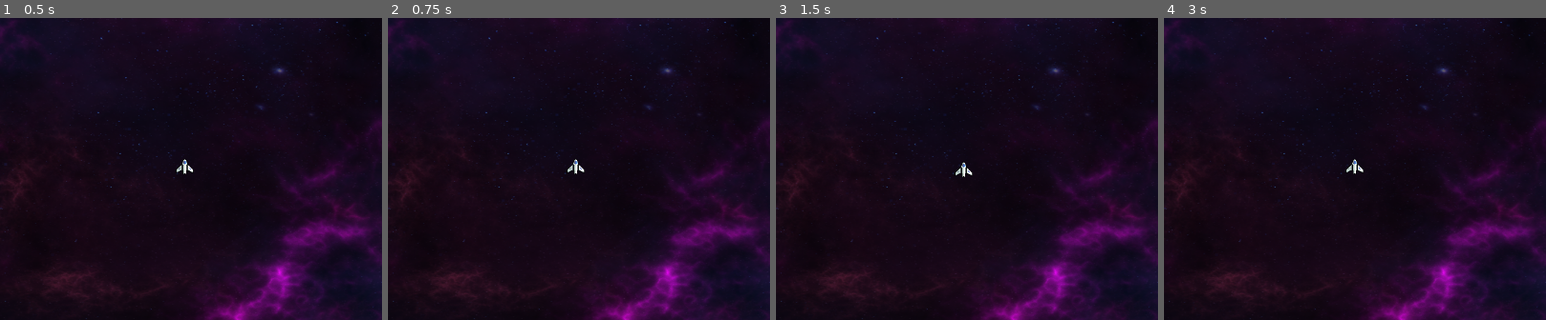
Above: before the commit, frames 1-4 (left to right).
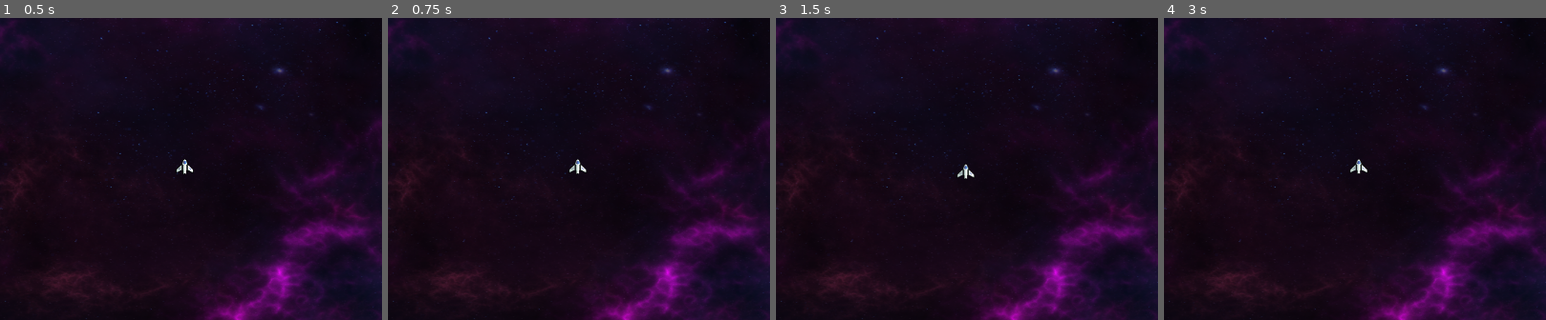
Above: after the commit, the same moments.

Repository: Smart-Jellyfish/SpaceShooter
Game: Godot game, scene res://Scenes/Level/level.tscn
The game is run twice, just before and just after one commit, with the same random seed, the same clock (stepped at 60 frames per second) and the same inputs.
Inputs:
- Up to frame 1 (0.5 s): no input
- Up to frame 2 (0.75 s): tap Enter (Fire Secondary) at 0.5 s; hold Right (Right) from 0.53 s (still down); hold Space (Fire Primary) from 0.53 s (still down)
- Up to frame 3 (1.5 s): release Right (Right) at 1.28 s; release Space (Fire Primary) at 1.28 s; hold Down (Down) from 1.28 s (still down); tap Enter (Fire Secondary) at 1.35 s
- Up to frame 4 (3 s): tap Enter (Fire Secondary) at 2, 2.85 s; release Down (Down) at 2.03 s; hold Right (Right) 2.03-2.78 s; hold Space (Fire Primary) 2.03-2.78 s; hold Up (Up) from 2.78 s (still down)
The pictures show only the part of the screen within x 4-54%, y 5-55%; the shares and areas given below are measured in that part.

Frame 1 is identical in both runs. In frame 2, 0.1% of the frame differs, in the area x 47-52%, y 46-52%; in frame 3, 0.1%; in frame 4, 0.2%, in the area x 47-54%, y 46-52%.

Commit message:
renamed Metero.gd Player.gd to meteor.gd player.gd

Diff:
--- a/Scenes/Level/level.tscn
+++ b/Scenes/Level/level.tscn
@@ -1,9 +1,11 @@
-[gd_scene load_steps=8 format=3 uid="uid://dwmevtv7xx4l8"]
+[gd_scene load_steps=10 format=3 uid="uid://dwmevtv7xx4l8"]
 
 [ext_resource type="PackedScene" uid="uid://cq5l5aa2ugmc" path="res://Scenes/Player/player.tscn" id="1_8qg1i"]
 [ext_resource type="Script" path="res://Scenes/Level/level.gd" id="1_nhu14"]
 [ext_resource type="Texture2D" uid="uid://6jgj0vxm481j" path="res://Assets/Images/Backgrounds/Nebulas/Nebula_24.png" id="2_o8wi1"]
 [ext_resource type="PackedScene" uid="uid://qb0u7fvksco" path="res://Scenes/Meteor/meteor.tscn" id="2_tkfv2"]
+[ext_resource type="Script" path="res://Scenes/Meteor/meteor.gd" id="4_kdpwa"]
+[ext_resource type="Script" path="res://Scenes/Player/player.gd" id="5_q802x"]
 
 [sub_resource type="RectangleShape2D" id="RectangleShape2D_hndov"]
 size = Vector2(10, 10)
@@ -29,9 +31,11 @@
 
 [node name="Meteor" parent="." instance=ExtResource("2_tkfv2")]
 visible = false
+script = ExtResource("4_kdpwa")
 
 [node name="Player" parent="." instance=ExtResource("1_8qg1i")]
 position = Vector2(364, 304)
+script = ExtResource("5_q802x")
 
 [node name="Borders" type="Node2D" parent="."]
 
--- a/Scenes/Player/Player.gd
+++ b/Scenes/Player/player.gd
@@ -7,7 +7,7 @@
 #
 #	< 20% = Main Ship - Base - Very Damaged
 
-const SPEED = 300.0
+const SPEED = 500.0
 #const JUMP_VELOCITY = -400.0
 
 func _process(delta):
--- a/project.godot
+++ b/project.godot
@@ -10,7 +10,7 @@
 
 [application]
 
-config/name="Asteroids"
+config/name="SpaceShooter"
 run/main_scene="res://Scenes/Level/level.tscn"
 config/features=PackedStringArray("4.1", "Forward Plus")
 config/icon="res://icon.svg"
Renamed: Scenes/Meteor/Meteor.gd -> Scenes/Meteor/meteor.gd
